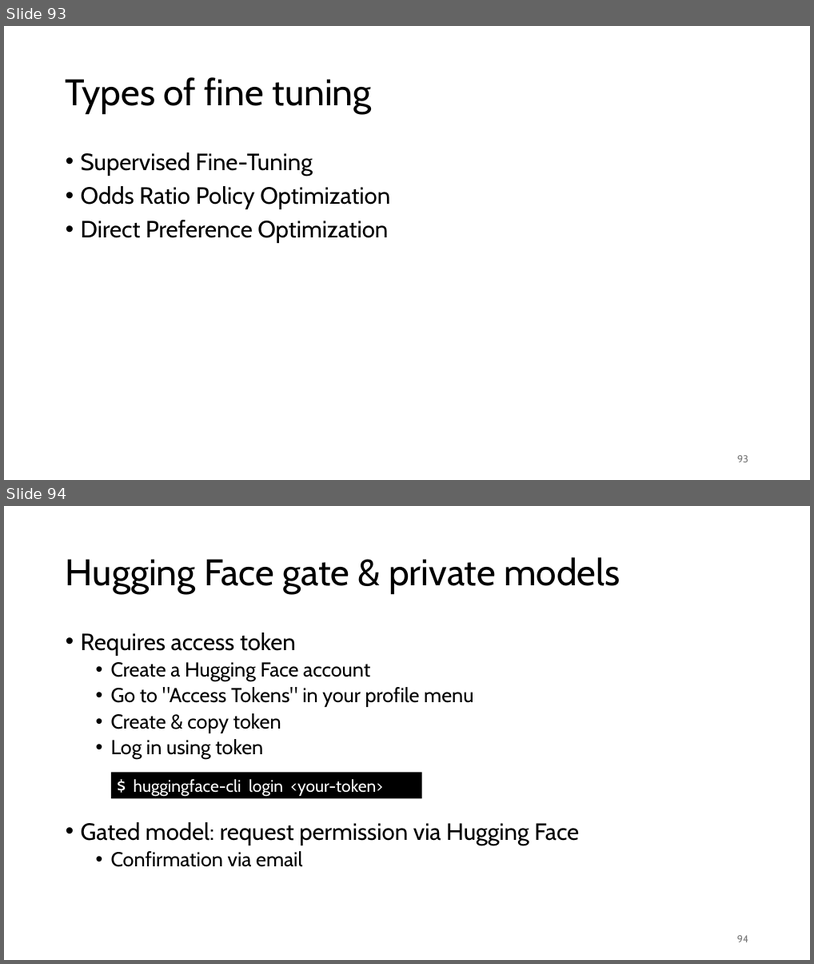
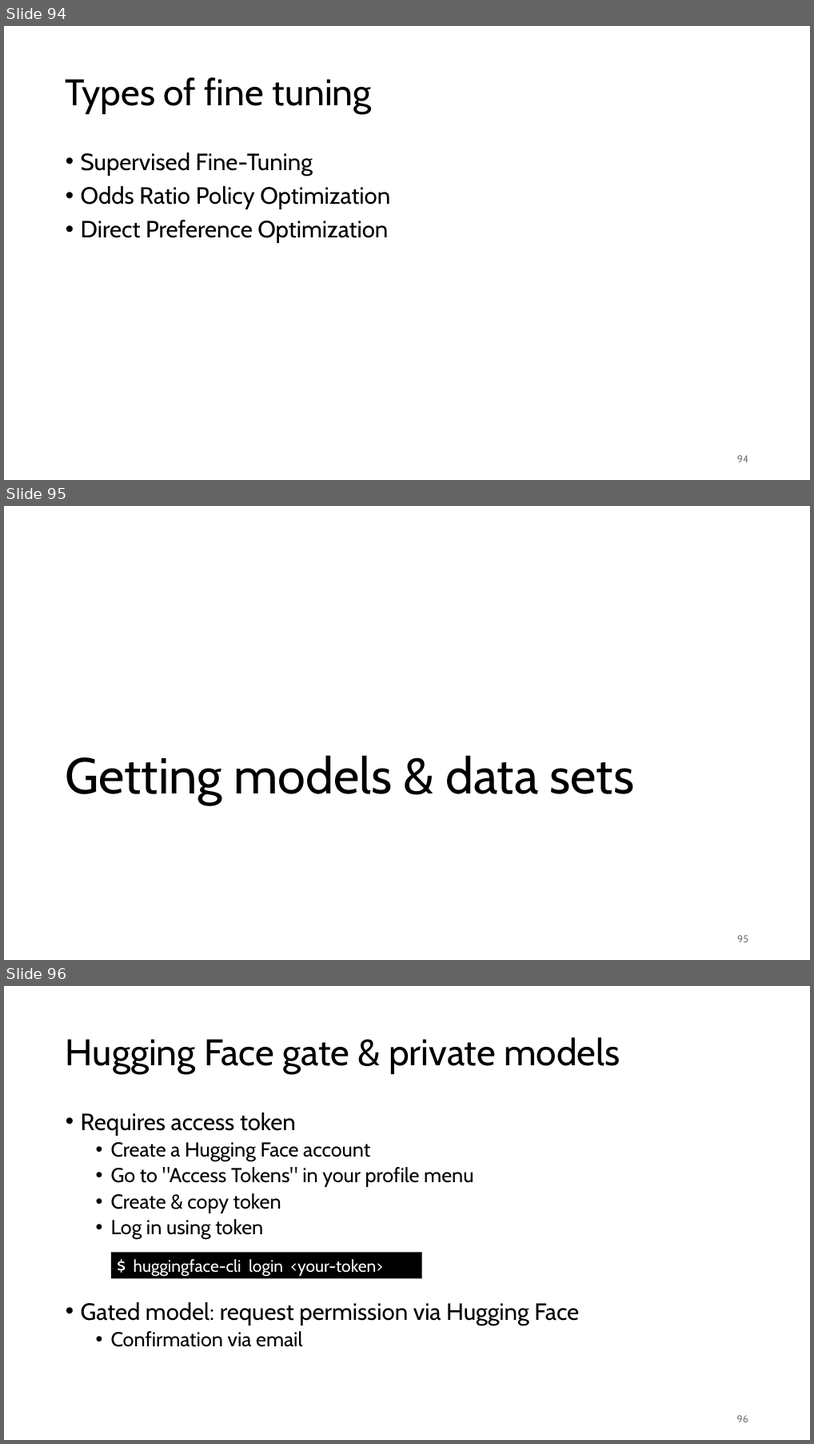
Before and after one commit to gjbex/Deploying-LLMs-locally, a slide deck: local_LLMs.pptx. Shown one above the other, each under a label of ours: slides 93 and 94 before the commit, slides 94, 95 and 96 after it. The pictures are 814x964 and 814x1444 pixels, drawn with LibreOffice and Linux fonts; fonts in the diff are those of the drawing. Boxes give left, top, right and bottom in pixels: in the first picture for what was removed or moved away, otherwise in the second. Text is boxed around its words. In the diff, an @@ line names an element or a change of style, - is before the commit and + after.

```diff
--- a/local_LLMs.pptx
+++ b/local_LLMs.pptx
@@ slide 95 added at <box>4,506,810,960</box>, background #FFFFFF @@
@@ title added at <box>65,755,634,805</box>, 60 pt, text #000000 @@
+Getting models & data sets
@@ page number added at <box>738,935,749,942</box>, 12 pt, text #797979 @@
+95
@@ what was slide 93 is now slide 94 @@
@@ page number at <box>738,455,749,462</box>: text changed @@
-93
+94
@@ what was slide 94 is now slide 96 @@
@@ page number at <box>738,1415,749,1422</box>: text changed @@
-94
+96
```
Also in this commit, not shown: 3 other slides added.
